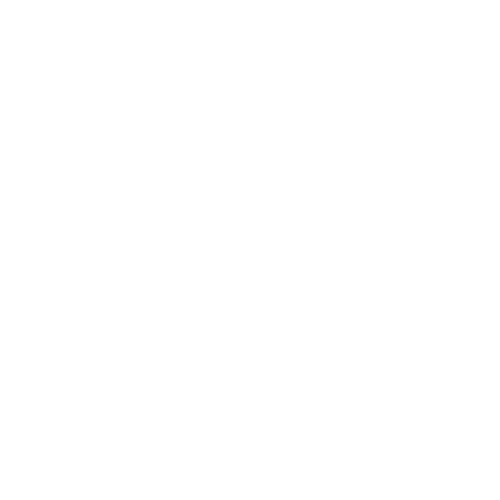
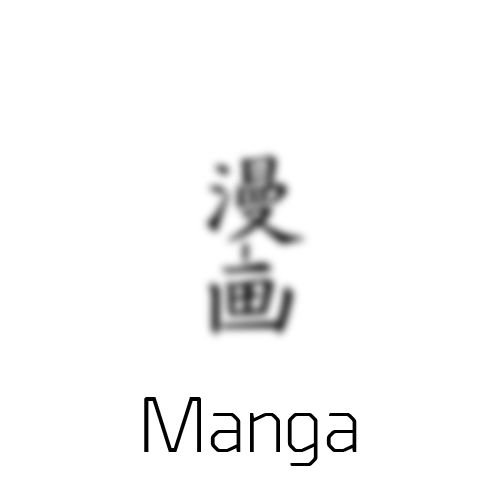
Revision of a layered (500, 500) image; what changed, layer by layer:
added group "manga-hover" with 2 layers above "manga-clicked" over 144, 148, 357, 466
added layer "1200px-Manga_in_Jp.svg" (1st of 3, in "manga-hover") in group "manga-hover" over 200, 148, 311, 341
added layer "Manga" (1st of 3, in "manga-hover") in group "manga-hover" over 144, 397, 357, 466
hid group "films hover" (2 layers) over 144, 148, 357, 452
